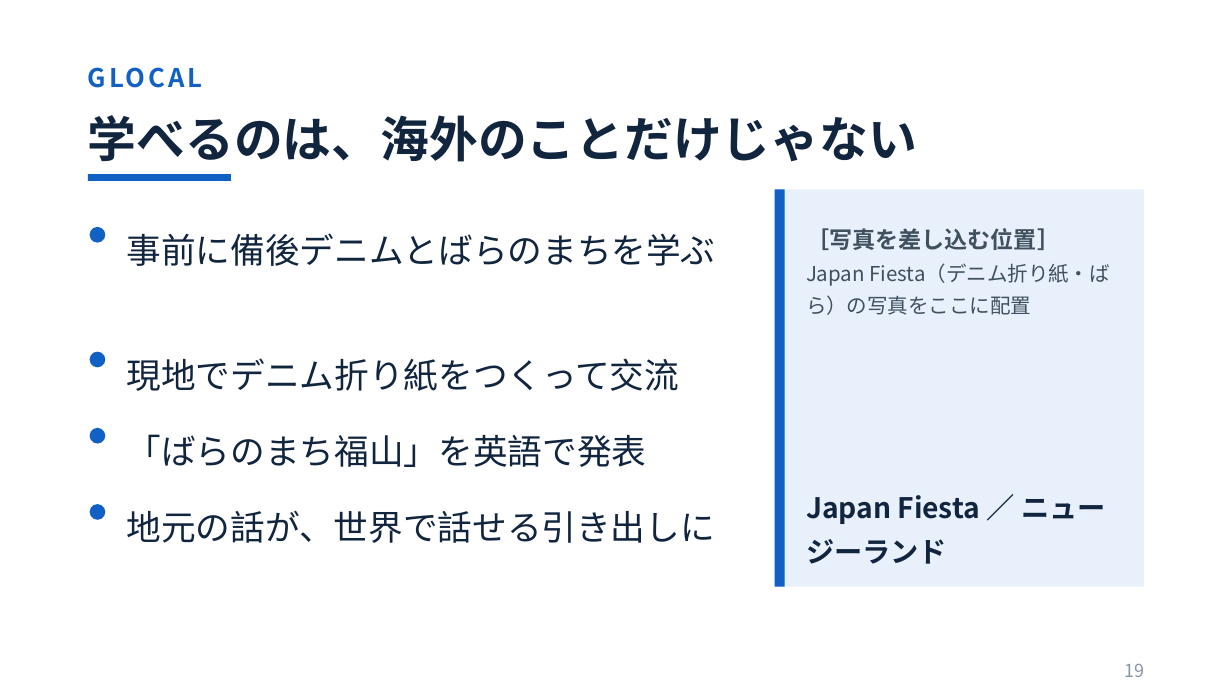
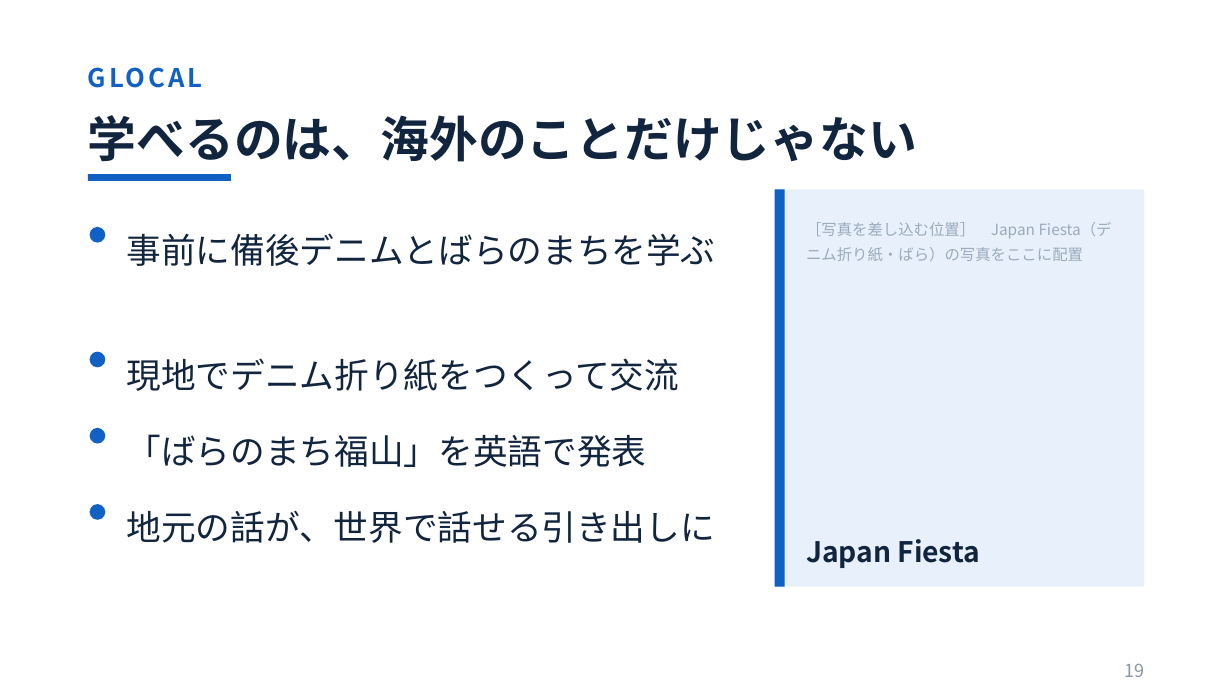
Before and after one commit to myojo1gou/glowing-parakeet, a slide deck: slide 19 of oc2026_slides/01_学科紹介_8月23日OC_鈴木版_改.pptx. Drawn at 1232x693 pixels with LibreOffice and Linux fonts; fonts in the diff are those of the drawing. Boxes give left, top, right and bottom in pixels: in the first picture for what was removed or moved away, otherwise in the second. Text is boxed around its words. In the diff, an @@ line names an element or a change of style, - is before the commit and + after.

```diff
--- a/oc2026_slides/01_学科紹介_8月23日OC_鈴木版_改.pptx
+++ b/oc2026_slides/01_学科紹介_8月23日OC_鈴木版_改.pptx
@@ text at (806, 222, 1112, 261): text changed; size 16 to 12 pt; text colour #41505F to #9BABBC @@
-Japan Fiesta（デニム折り紙・ばら）の写真をここに配置
+［写真を差し込む位置］ Japan Fiesta（デニム折り紙・ばら）の写真をここに配置
@@ text removed at (806, 228, 1060, 250) @@
-［写真を差し込む位置］
@@ text at (806, 539, 981, 568): text changed @@
-Japan Fiesta ／ ニュージーランド
+Japan Fiesta
```
Also in this commit, not shown: 17 other slides changed, 8 other files.
